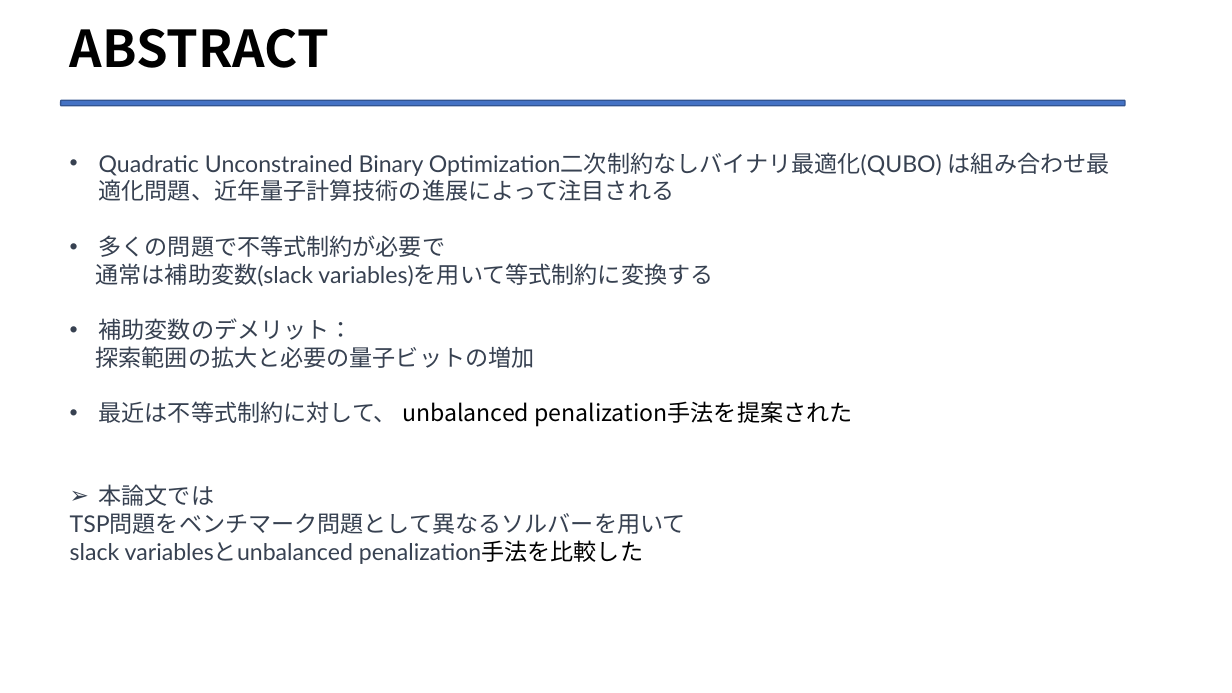
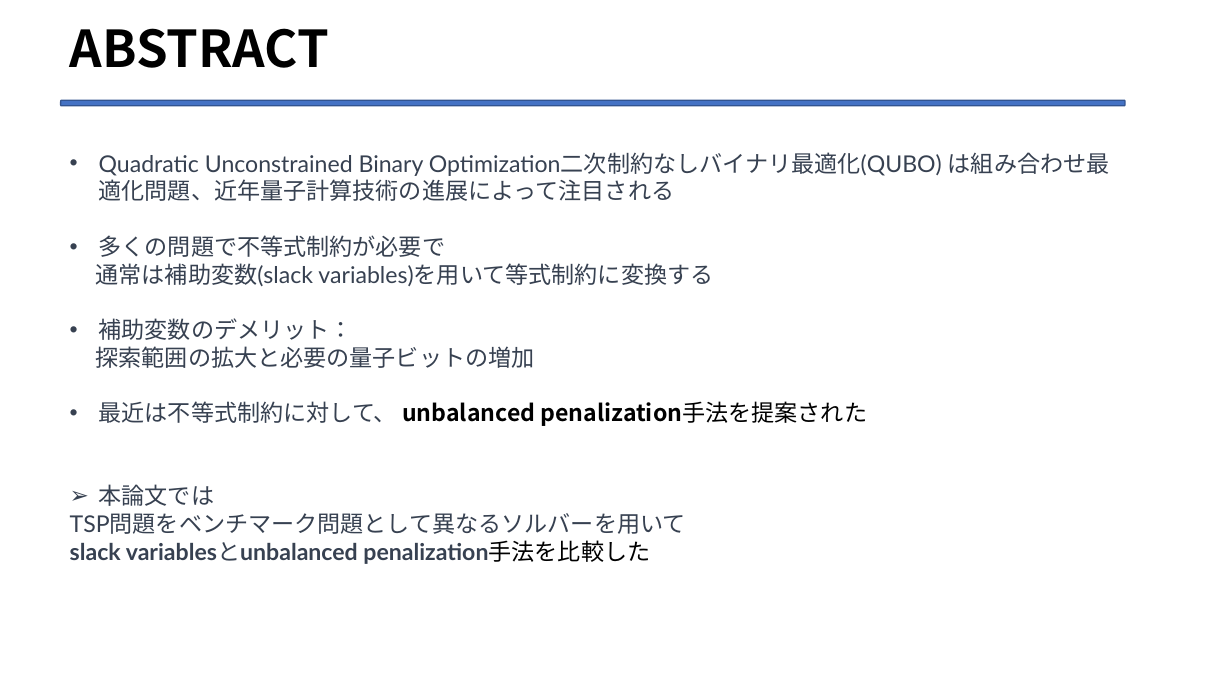
Before and after one commit to Legolas9999/zemi, a slide deck: slide 4 of 第二次/lcj_ron_zemi2.pptx. Drawn at 1232x693 pixels with LibreOffice and Linux fonts; fonts in the diff are those of the drawing. Boxes give left, top, right and bottom in pixels: in the first picture for what was removed or moved away, otherwise in the second. Text is boxed around its words. In the diff, an @@ line names an element or a change of style, - is before the commit and + after.

```diff
--- a/第二次/lcj_ron_zemi2.pptx
+++ b/第二次/lcj_ron_zemi2.pptx
@@ text at (x1=70, y1=401, x2=868, y2=564): bold on in "unbalanced penalization手法を提案された", "slack variablesとunbalanced penalization手法を比較した" @@
```
Also in this commit, not shown: 10 other slides changed.
